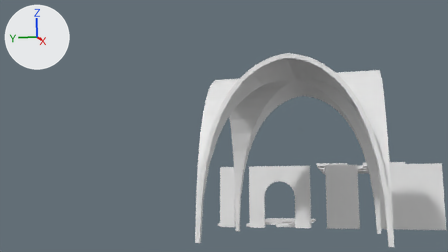
The Blender file Assets/Scenes/Gothic Church.blend, before and after one commit.
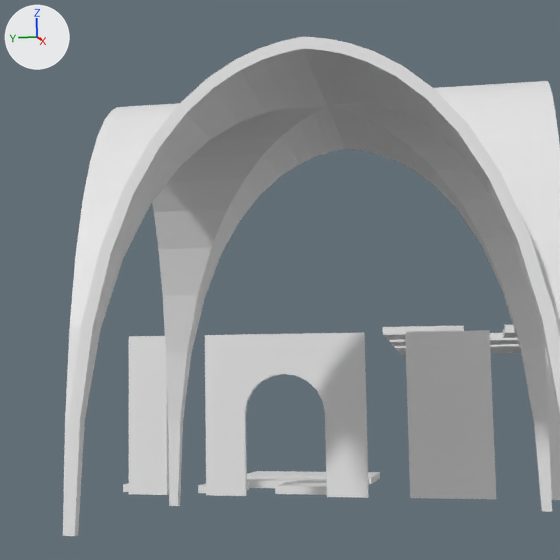
Each version appears first from the file's camera 'Camera Interior', and next in a close-up on the part from 38% to 86% of the width and 16% to 100% of the height. Every picture has the same lights, and +X, +Y and +Z are marked at upper left. The same objects are shown in both versions, whatever each file hides.

Before the edit, the objects in view are built like this:
```python
me_lod_a_floor_4x4x0_2 = bpy.data.meshes.new('LOD A Floor 4x4x0_2')
me_lod_a_floor_4x4x0_2.from_pydata(...)  # a box spanning x 0.0..4.0, y 0.0..4.0, z 0.0..0.2
me_lod_a_front_door_4x4x0_2 = bpy.data.meshes.new('LOD A Front Door 4x4x0_2')
me_lod_a_front_door_4x4x0_2.from_pydata(...)  # 72 vertices, 56 faces; spans x 0.0..0.2, y 0.0..4.0, z 0.0..4.0
me_lod_a_wall_4x2x0_2 = bpy.data.meshes.new('LOD A Wall 4x2x0_2')
me_lod_a_wall_4x2x0_2.from_pydata(...)  # a box spanning x 0.0..0.2, y 0.0..2.0, z 0.0..4.0
ob_lod_a_floor_4x4x0_2_proxy = bpy.data.objects.new('LOD A Floor 4x4x0_2_proxy', me_lod_a_floor_4x4x0_2)
ob_lod_a_floor_4x4x0_2_proxy.parent = ob_parts
ob_lod_a_floor_4x4x0_2_proxy.location = (7.0, 0.4, 0.0)
ob_lod_a_front_door_4x4x0_2_proxy = bpy.data.objects.new('LOD A Front Door 4x4x0_2_proxy', me_lod_a_front_door_4x4x0_2)
ob_lod_a_front_door_4x4x0_2_proxy.parent = ob_parts
ob_lod_a_front_door_4x4x0_2_proxy.location = (0.0, 0.0, 0.0)
ob_lod_a_wall_4x2x0_2_proxy_001 = bpy.data.objects.new('LOD A Wall 4x2x0_2_proxy.001', me_lod_a_wall_4x2x0_2)
ob_lod_a_wall_4x2x0_2_proxy_001.parent = ob_parts
ob_lod_a_wall_4x2x0_2_proxy_001.location = (0.0, -3.0, 0.0)
# also in view: 'LOD A Roof 2x2x0_2_proxy' at (2.0, -1.4, 4.1); 'LOD A Vault 8x8x0_2_proxy' at (-8.0, 0.0, 4.0); 'LOD A Wall 4x4x0_2_proxy' at (0.1, -6.0, 2.0); 'LOD A Wall 4x1x0_2_proxy' at (0.1, 5.5, 2.0)
```
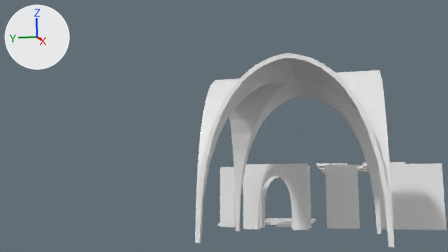
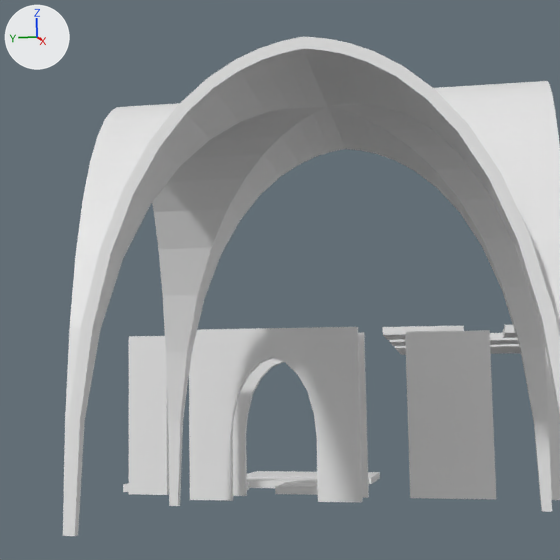
Where the change shows, as pixel boxes [x1, y1, x2, y2] in the close-ups (560 x 560 px; the box of a moved part takes in the faces that stretch with it):
'LOD B Front Door 4x4x0_2_proxy', added
    after: [189, 327, 363, 502]
'LOD A Front Door 4x4x0_2_proxy', reshaped
    before: [205, 332, 369, 498]
    after: [233, 332, 369, 498]
part 1 of me_lod_a_front_door_4x4x0_2, moved or reshaped
    before: [205, 374, 367, 456]
    after: [233, 374, 367, 456]
part 2 of me_lod_a_front_door_4x4x0_2, moved or reshaped
    before: [245, 402, 248, 414]
    after: [245, 415, 248, 434]
part 3 of me_lod_a_front_door_4x4x0_2, moved or reshaped
    before: [247, 391, 253, 402]
    after: [247, 393, 253, 415]
part 4 of me_lod_a_front_door_4x4x0_2, moved or reshaped
    before: [205, 333, 365, 414]
    after: [234, 358, 365, 434]
part 5 of me_lod_a_front_door_4x4x0_2, moved or reshaped (not visible afterwards)
    before: [244, 333, 323, 374]

The change, as a diff of the scene's bpy script:
```diff
--- a/Assets/Scenes/Gothic Church.blend.py
+++ b/Assets/Scenes/Gothic Church.blend.py
@@ me_lod_a_front_door_4x4x0_2 @@
 me_lod_a_front_door_4x4x0_2.from_pydata(...)  # 72 vertices, 56 faces; spans x 0.0..0.2, y 0.0..4.0, z 0.0..4.0
 # used by ob_lod_a_front_door_4x4x0_2_proxy; parent = ob_parts; location = (0.0, 0.0, 0.0)
+# me_lod_a_front_door_4x4x0_2 part 1: all 8 vertices in x 0.0..0.2, y 1.0..3.0, z 2.0 are moved by (0.0, 0.0, -0.49)
+# me_lod_a_front_door_4x4x0_2 part 2: all 4 vertices in x 0.0..0.2, y 1.05..2.95, z 2.31 are moved by (0.0, 0.0, -0.33)
+# me_lod_a_front_door_4x4x0_2 part 3: all 4 vertices in x 0.0..0.2, y 1.19..2.81, z 2.59 are moved by (0.0, 0.0, -0.07)
+# me_lod_a_front_door_4x4x0_2 part 4: all 4 vertices in x 0.0..0.2, y 1.69..2.31, z 2.95 are moved by (0.0, 0.0, 0.23)
+# me_lod_a_front_door_4x4x0_2 part 5: all 6 vertices in x 0.0..0.2, y 2.0, z 3.0 are moved by (0.0, 0.0, 0.31)
@@ me_lod_b_front_door_4x4x0_2 @@
+me_lod_b_front_door_4x4x0_2.from_pydata(...)  # 72 vertices, 56 faces; spans x 0.0..0.2, y 0.0..4.0, z 0.0..4.0
@@ ob_lod_b_front_door_4x4x0_2_proxy @@
+ob_lod_b_front_door_4x4x0_2_proxy = bpy.data.objects.new('LOD B Front Door 4x4x0_2_proxy', me_lod_b_front_door_4x4x0_2)
+ob_lod_b_front_door_4x4x0_2_proxy.parent = ob_parts
+ob_lod_b_front_door_4x4x0_2_proxy.location = (-2.0, 0.0, 0.0)
```
